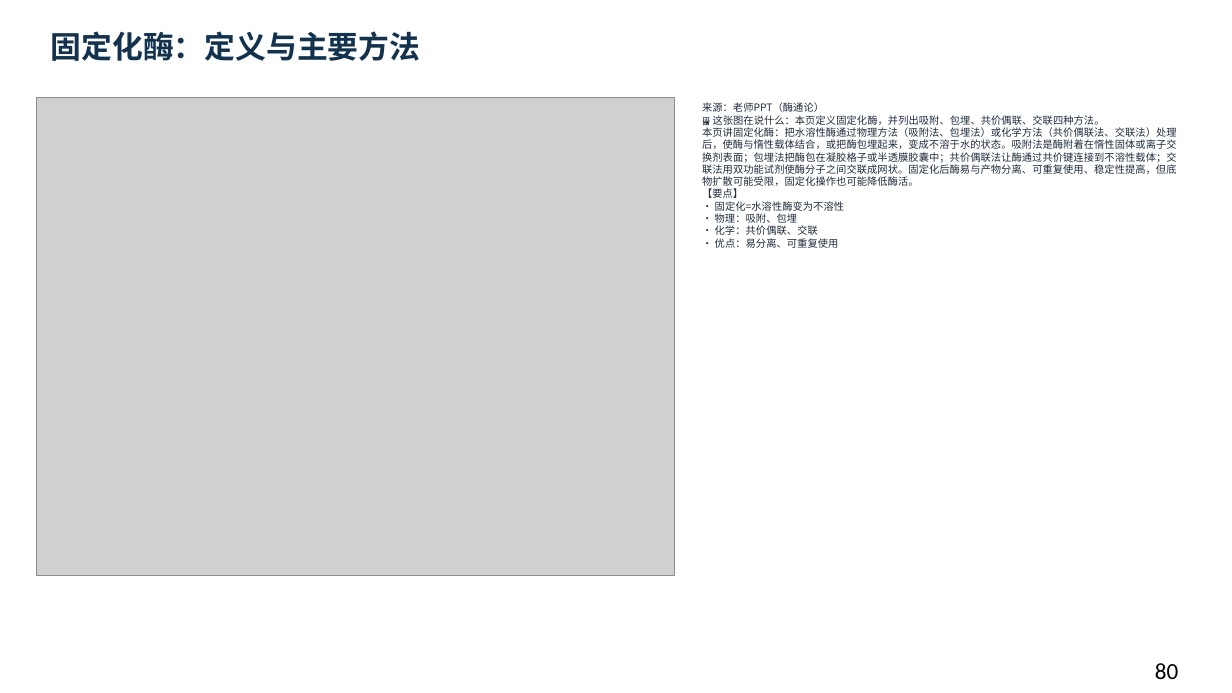
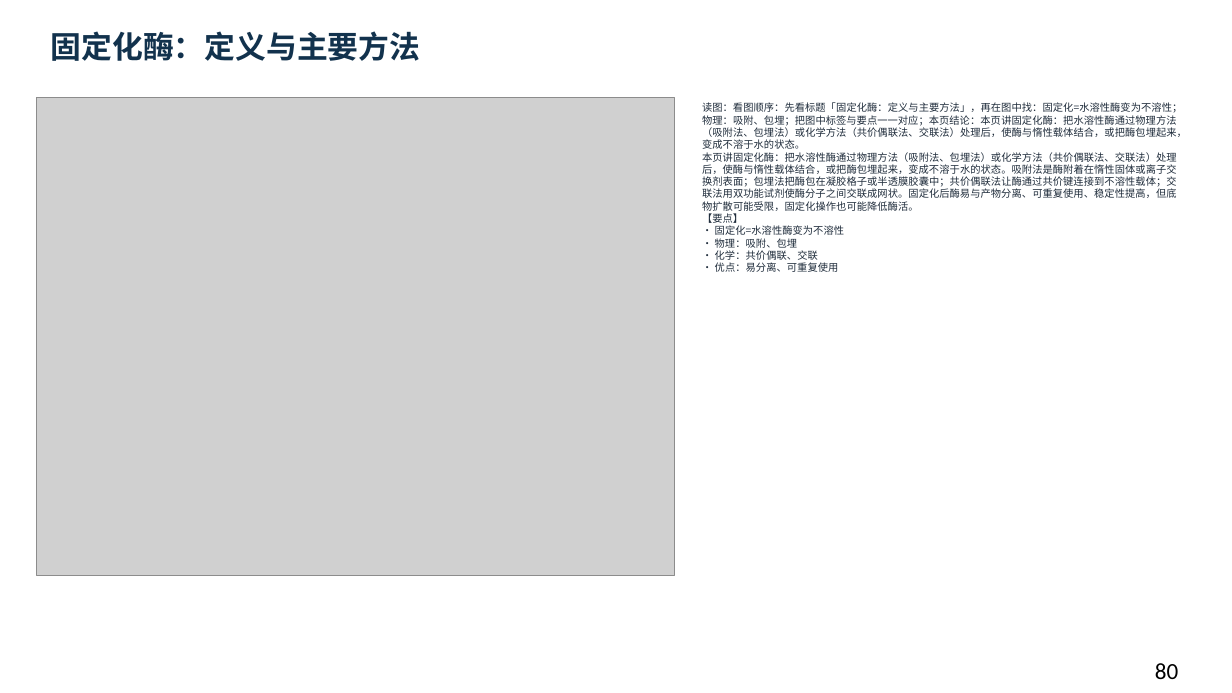
Before and after one commit to newkan-li/Biochemistry, a slide deck: slide 80 of downloads/bc06-ai-style.pptx. Drawn at 1232x693 pixels with LibreOffice and Linux fonts; fonts in the diff are those of the drawing; grey boxes stand for pictures. Boxes give left, top, right and bottom in pixels: in the first picture for what was removed or moved away, otherwise in the second. Text is boxed around its words. In the diff, an @@ line names an element or a change of style, - is before the commit and + after.

```diff
--- a/downloads/bc06-ai-style.pptx
+++ b/downloads/bc06-ai-style.pptx
@@ text at [702,102,1187,272]: text changed @@
-来源：老师PPT（酶通论）
-🖼 这张图在说什么：本页定义固定化酶，并列出吸附、包埋、共价偶联、交联四种方法。
-本页讲固定化酶：把水溶性酶通过物理方法（吸附法、包埋法）或化学方法（共价偶联法、交联法）处理后，使酶与惰性载体结合，或把酶包埋起来，变成不溶于水的状态。吸附法是酶附着在惰性固体或离子交换剂表面；包埋法把酶包在凝胶格子或半透膜胶囊中；共价偶联法让酶通过共价键连接到不溶性载体；交联法用双功能试剂使酶分子之间交联成网状。固定化后酶易与产物分离、可重复使用、稳定性提高，但底物扩散可能受限，固定化操作也可能降低酶活。
-【要点】
-• 固定化=水溶性酶变为不溶性
-• 物理：吸附、包埋
-• 化学：共价偶联、交联
-• 优点：易分离、可重复使用
+读图：看图顺序：先看标题「固定化酶：定义与主要方法」，再在图中找：固定化=水溶性酶变为不溶性；物理：吸附、包埋；把图中标签与要点一一对应；本页结论：本页讲固定化酶：把水溶性酶通过物理方法（吸附法、包埋法）或化学方法（共价偶联法、交联法）处理后，使酶与惰性载体结合，或把酶包埋起来，变成不溶于水的状态。
+本页讲固定化酶：把水溶性酶通过物理方法（吸附法、包埋法）或化学方法（共价偶联法、交联法）处理后，使酶与惰性载体结合，或把酶包埋起来，变成不溶于水的状态。吸附法是酶附着在惰性固体或离子交换剂表面；包埋法把酶包在凝胶格子或半透膜胶囊中；共价偶联法让酶通过共价键连接到不溶性载体；交联法用双功能试剂使酶分子之间交联成网状。固定化后酶易与产物分离、可重复使用、稳定性提高，但底物扩散可能受限，固定化操作也可能降低酶活。
+【要点】
+• 固定化=水溶性酶变为不溶性
+• 物理：吸附、包埋
+• 化学：共价偶联、交联
+• 优点：易分离、可重复使用
```
Also in this commit, not shown: 151 other slides changed, 5 other files.
